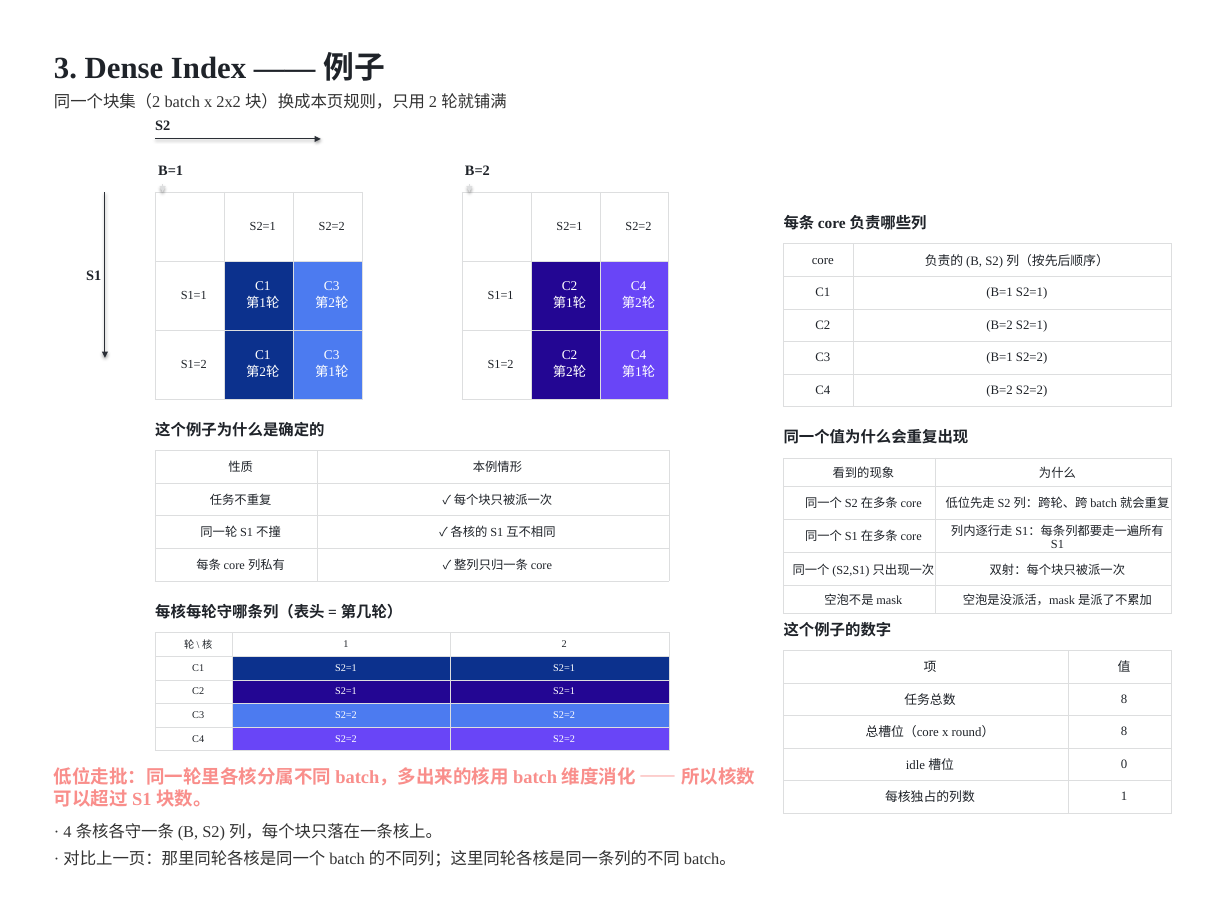
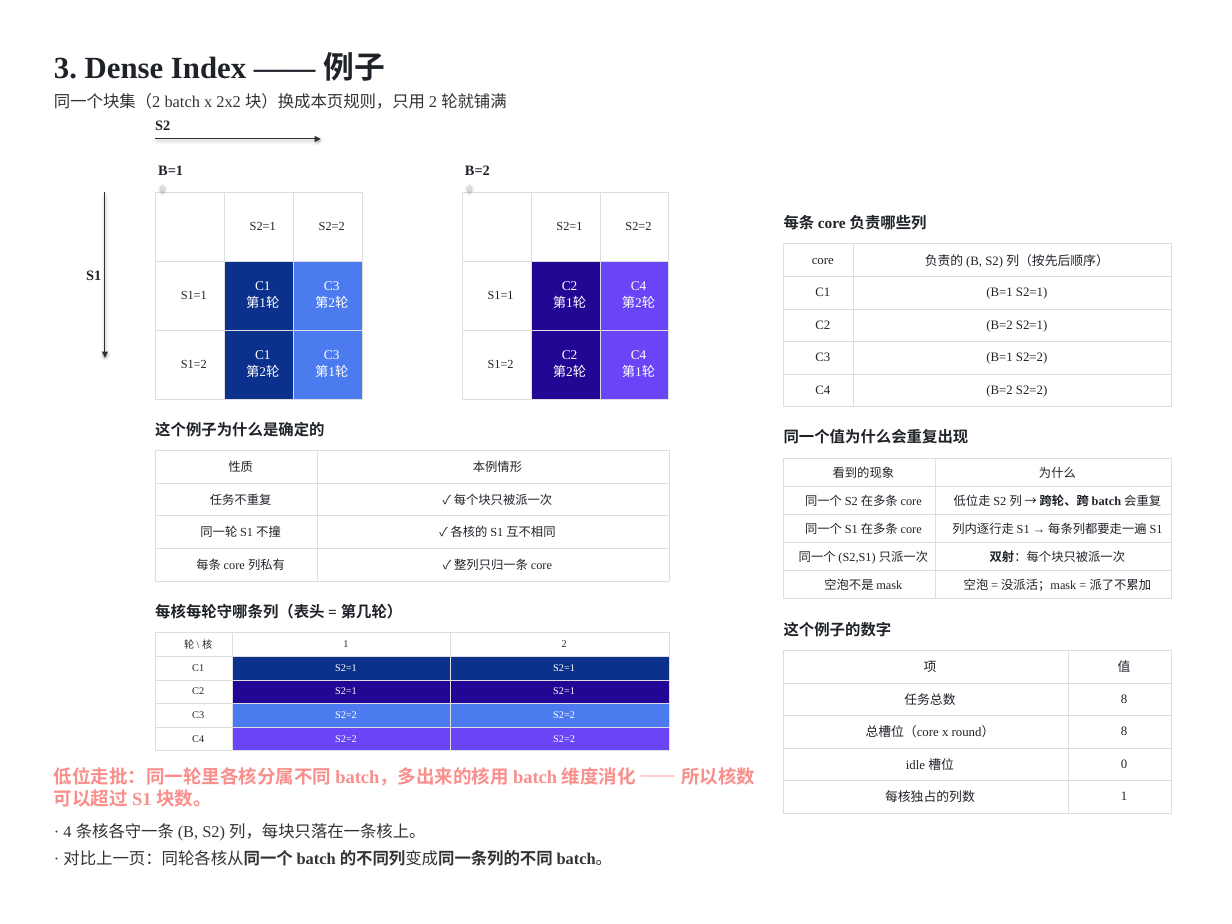
Before and after one commit to guomc9/SeeTen, a slide deck: slide 6 of cases/flash-attention-det-accum/out/v4-index-schedules.pptx. Drawn at 1232x924 pixels with LibreOffice and Linux fonts; fonts in the diff are those of the drawing. Boxes give left, top, right and bottom in pixels: in the first picture for what was removed or moved away, otherwise in the second. Text is boxed around its words. In the diff, an @@ line names an element or a change of style, - is before the commit and + after.

Commit message:
Add a cell-overflow check, inline emphasis, and a harder non-square example
- sd.check_cells(): per-cell check that text fits its cell - table cells do
  not wrap, so long text quietly runs across the neighbouring column and
  the frame check never sees it; run it next to check_layout (both zero)
- inline emphasis in text() and cell writers: **bold** and ==accent==, so
  explanations can be shortened and still make the point; applied across
  the case deck (why lines, read lines, repeat table)
- case deck: new page 5b, a harder non-square causal example
  (S1 4 blocks, S2 3 blocks, 3 cores, virtual height 2m-n+1 = 6, zero
  idle), where each core's virtual column spans two batches
- widened the columns that check_cells flagged

```diff
--- a/cases/flash-attention-det-accum/out/v4-index-schedules.pptx
+++ b/cases/flash-attention-det-accum/out/v4-index-schedules.pptx
@@ table at <box>783,458,1171,599</box> @@
-row 2, column 2: 低位先走 S2 列：跨轮、跨 batch 就会重复
+row 2, column 2: 低位走 S2 列 → 跨轮、跨 batch 会重复
-row 3, column 2: 列内逐行走 S1：每条列都要走一遍所有 S1
+row 3, column 2: 列内逐行走 S1 → 每条列都要走一遍 S1
-row 4, column 1: 同一个 (S2,S1) 只出现一次
+row 4, column 1: 同一个 (S2,S1) 只派一次
-row 5, column 2: 空泡是没派活，mask 是派了不累加
+row 5, column 2: 空泡 = 没派活；mask = 派了不累加
@@ bold on in "双射：每个块只被派一次" @@
@@ text at <box>63,823,425,840</box>: text changed @@
-· 4 条核各守一条 (B, S2) 列，每个块只落在一条核上。
+· 4 条核各守一条 (B, S2) 列，每块只落在一条核上。
@@ text at <box>63,850,613,866</box>: text changed; bold on @@
-· 对比上一页：那里同轮各核是同一个 batch 的不同列；这里同轮各核是同一条列的不同 batch。
+· 对比上一页：同轮各核从同一个 batch 的不同列变成同一条列的不同 batch。
```
Also in this commit, not shown: 15 other slides changed, 1 slide added, 7 other files.
